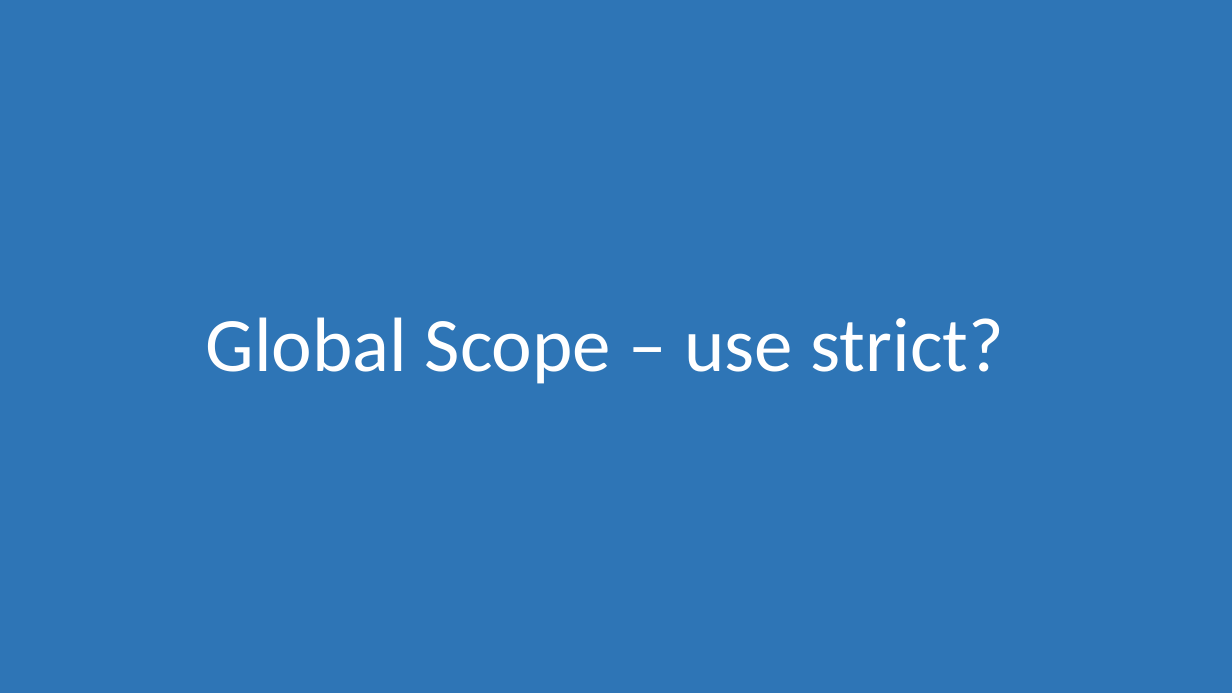
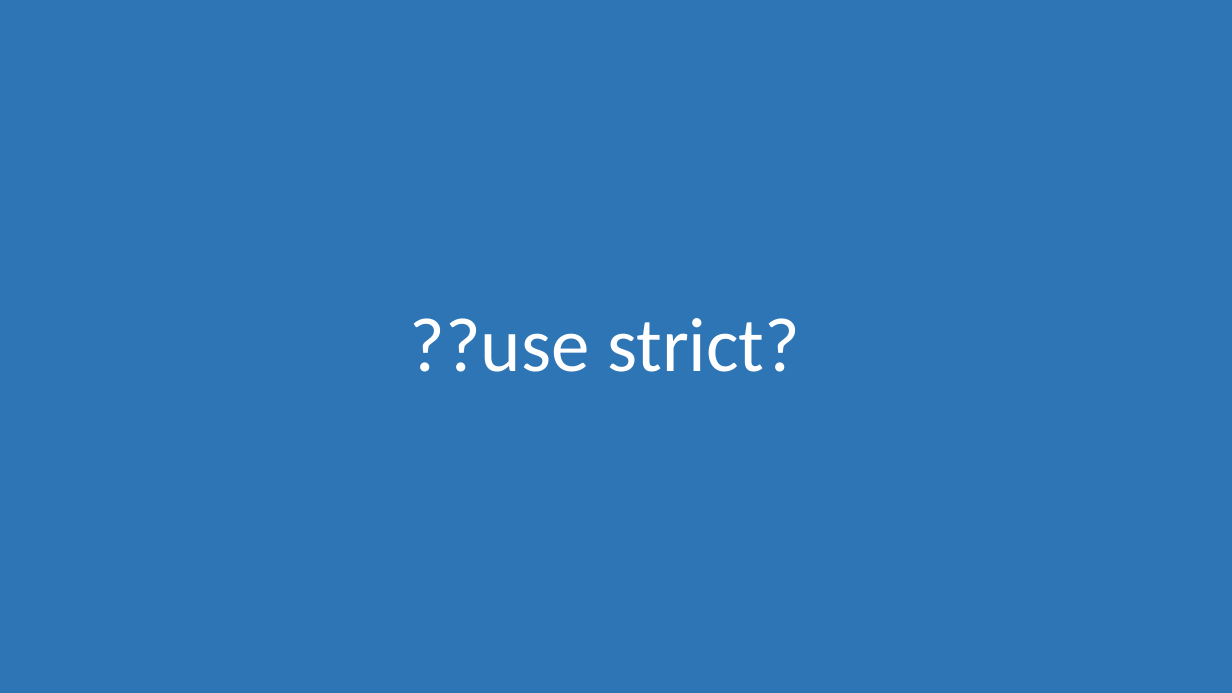
Before and after one commit to morkkis/PWD, a slide deck: slide 65 of presentations/Practical Web Dev.pptx (slide 58 before the commit). Drawn at 1232x693 pixels with LibreOffice and Linux fonts; fonts in the diff are those of the drawing. Boxes give left, top, right and bottom in pixels: in the first picture for what was removed or moved away, otherwise in the second. Text is boxed around its words. In the diff, an @@ line names an element or a change of style, - is before the commit and + after.

```diff
--- a/presentations/Practical Web Dev.pptx
+++ b/presentations/Practical Web Dev.pptx
@@ title at [410, 318, 800, 372]: text changed @@
-Global Scope – use strict?
+??use strict?
```
Also in this commit, not shown: 1 other slide changed, 3 slides added, 1 slide removed, 2 other files.
